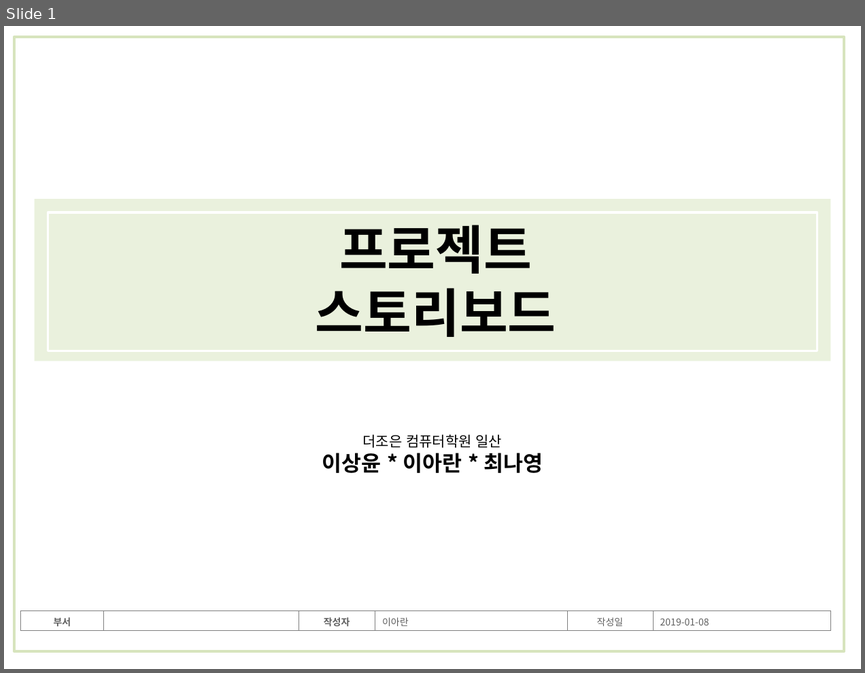
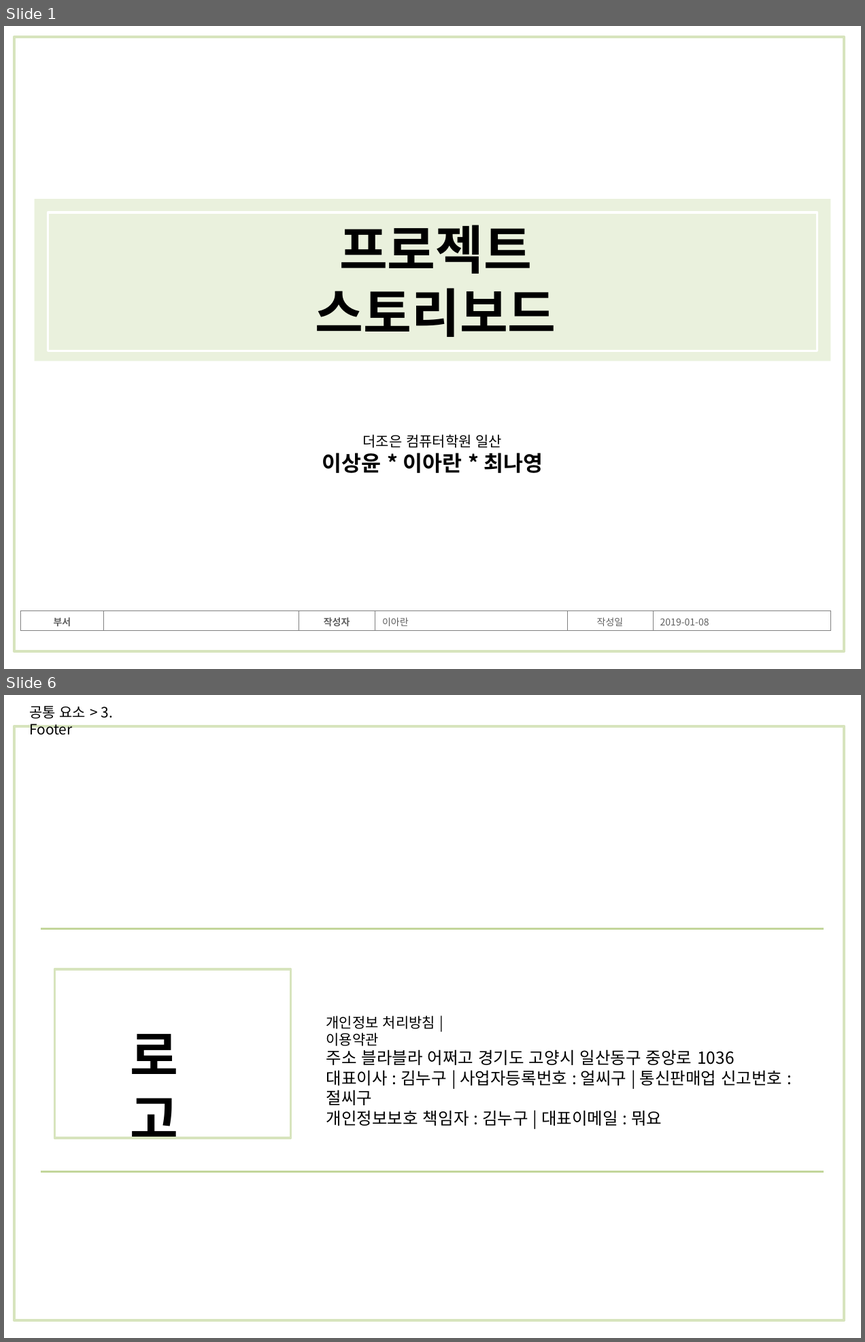
Before and after one commit to mingu-seo/java1, a slide deck: plan/영화-사용자.pptx. Shown one above the other, each under a label of ours: slide 1 before the commit, slides 1 and 6 after it; the slides between them are not shown. The pictures are 865x673 and 865x1342 pixels, drawn with LibreOffice and Linux fonts; fonts in the diff are those of the drawing. Boxes give left, top, right and bottom in pixels: in the first picture for what was removed or moved away, otherwise in the second. Text is boxed around its words. In the diff, an @@ line names an element or a change of style, - is before the commit and + after.

Commit message:
컨텐츠 공통요소 까지

```diff
--- a/plan/영화-사용자.pptx
+++ b/plan/영화-사용자.pptx
@@ slide 6 added at (4,695,861,1338), background #FFFFFF @@
@@ text added at (29,706,112,735), 12 pt, text #000000 @@
+공통 요소 > 3. Footer
@@ rectangle added at (14,726,844,1320), outline #D7E4BD 2 pt @@
@@ line added from (41, 929) to (824, 929), #C3D69B 1.75 pt @@
@@ rectangle added at (54,969,291,1138), outline #D7E4BD 2 pt @@
@@ text added at (326,1015,435,1046), 12 pt, text #000000 @@
+개인정보 처리방침 | 이용약관
@@ text added at (130,1034,179,1139), 44 pt, text #000000, bold @@
+로고
@@ text added at (326,1049,782,1125), 14 pt, text #000000 @@
+주소 블라블라 어쩌고 경기도 고양시 일산동구 중앙로 1036
+대표이사 : 김누구 | 사업자등록번호 : 얼씨구 | 통신판매업 신고번호 : 절씨구
+개인정보보호 책임자 : 김누구 | 대표이메일 : 뭐요
@@ line added from (41, 1172) to (824, 1172), #C3D69B 1.75 pt @@
```
Also in this commit, not shown: 1 slide changed, 2 other slides added.
